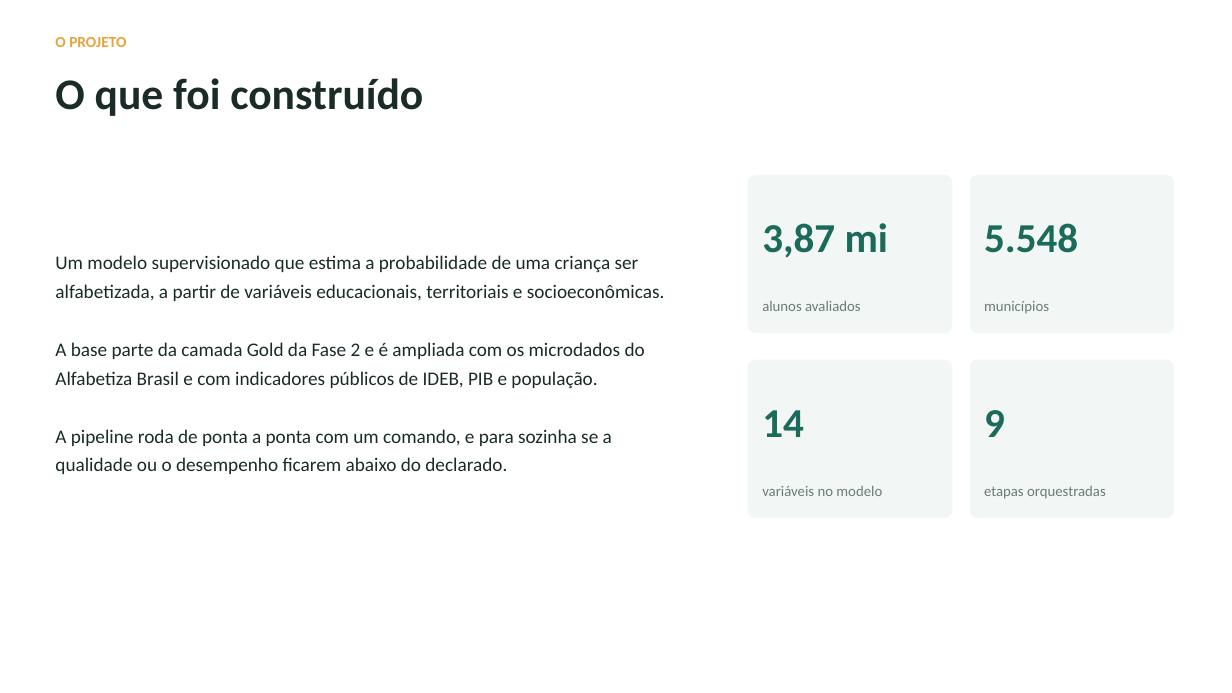
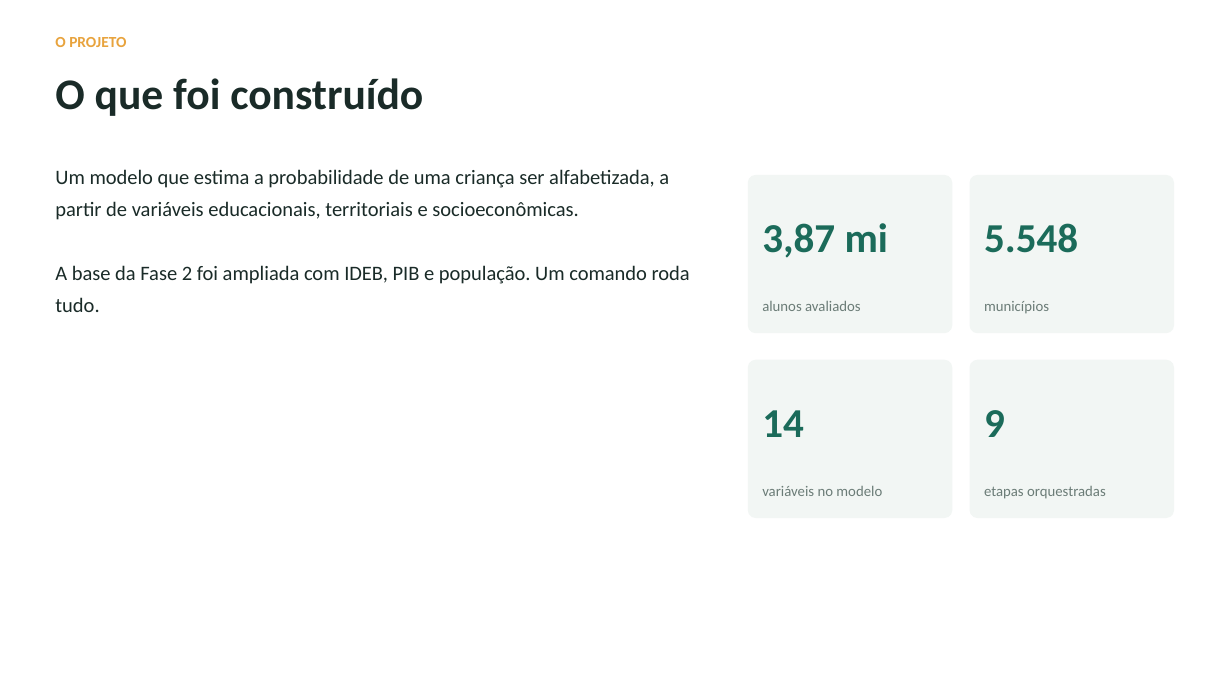
Before and after one commit to tcarvalhodiniz/tech-challenge-fase3, a slide deck: slide 3 of docs/apresentacao.pptx. Drawn at 1232x693 pixels with LibreOffice and Linux fonts; fonts in the diff are those of the drawing. Boxes give left, top, right and bottom in pixels: in the first picture for what was removed or moved away, otherwise in the second. Text is boxed around its words. In the diff, an @@ line names an element or a change of style, - is before the commit and + after.

```diff
--- a/docs/apresentacao.pptx
+++ b/docs/apresentacao.pptx
@@ text at (55, 169, 690, 312): text changed; size 15 to 16 pt @@
-Um modelo supervisionado que estima a probabilidade de uma criança ser alfabetizada, a partir de variáveis educacionais, territoriais e socioeconômicas.
-A base parte da camada Gold da Fase 2 e é ampliada com os microdados do Alfabetiza Brasil e com indicadores públicos de IDEB, PIB e população.
-A pipeline roda de ponta a ponta com um comando, e para sozinha se a qualidade ou o desempenho ficarem abaixo do declarado.
+Um modelo que estima a probabilidade de uma criança ser alfabetizada, a partir de variáveis educacionais, territoriais e socioeconômicas.
+A base da Fase 2 foi ampliada com IDEB, PIB e população. Um comando roda tudo.
@@ text "Um modelo que estima a ..." at (55, 169, 690, 312): vertical alignment middle to top @@
```
Also in this commit, not shown: 9 other slides changed, 10 other files.
